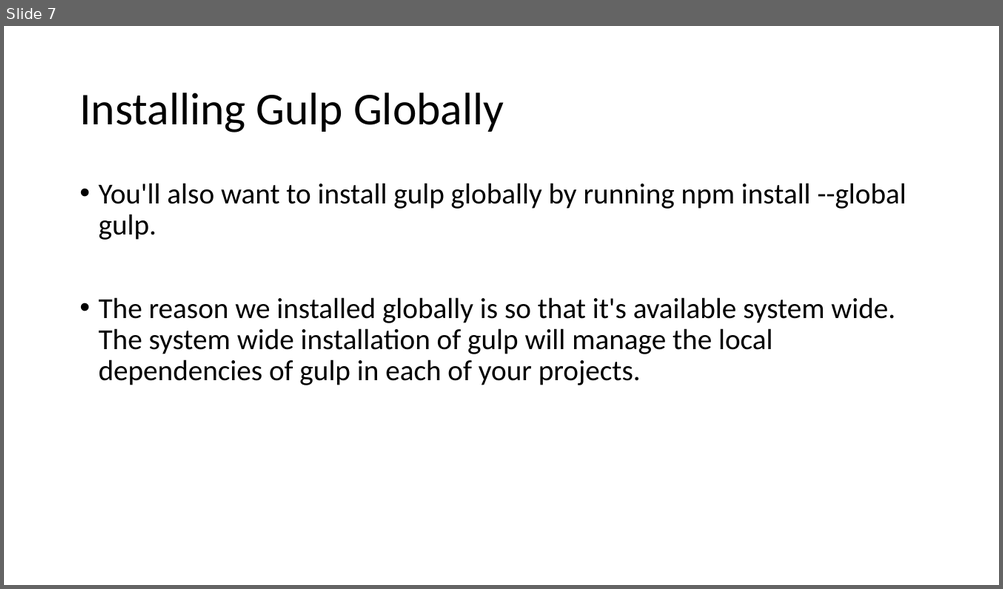
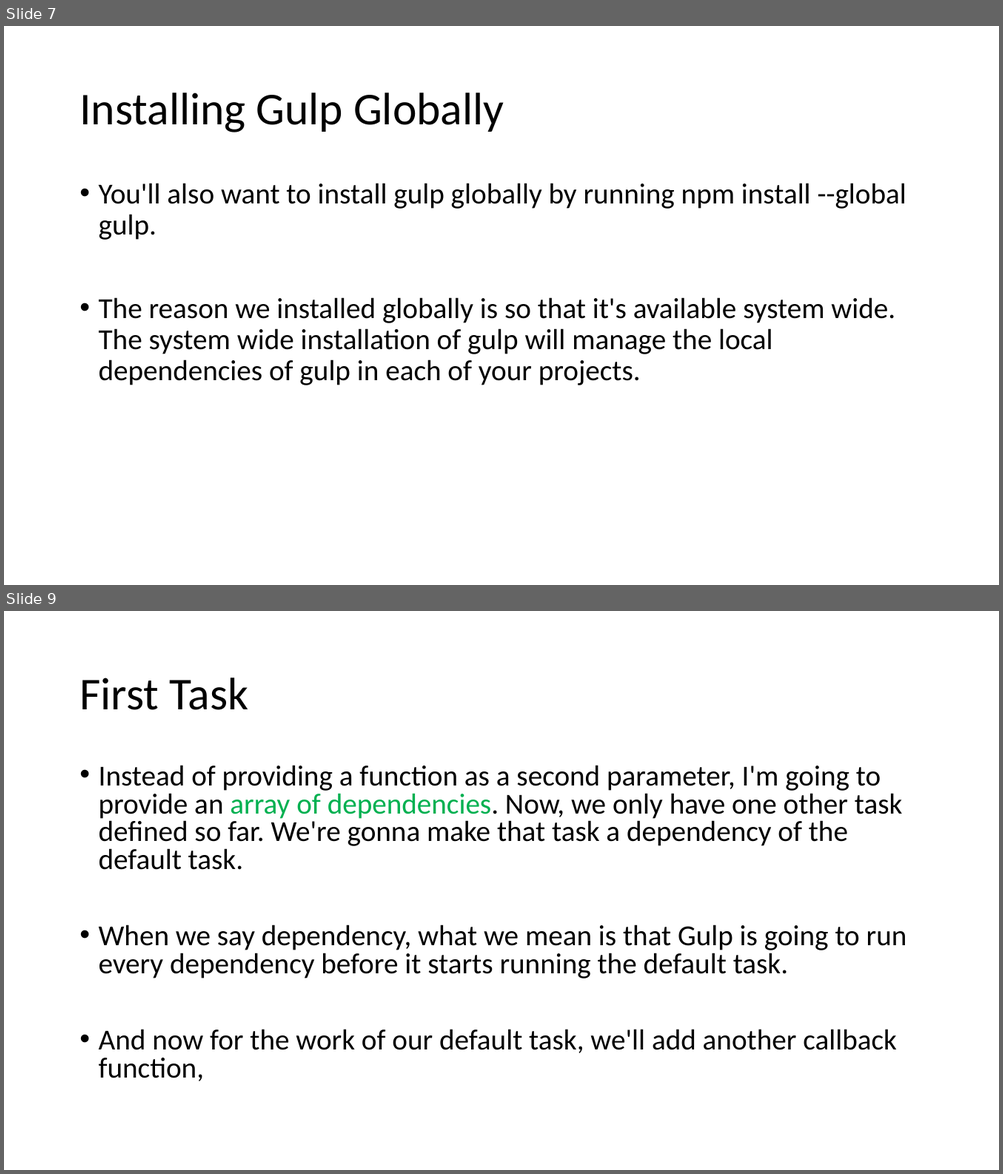
Before and after one commit to AbWahab07/TH-Gulp, a slide deck: Gulp Basics.pptx. Shown one above the other, each under a label of ours: slide 7 before the commit, slides 7 and 9 after it; the slides between them are not shown. The pictures are 1003x589 and 1003x1174 pixels, drawn with LibreOffice and Linux fonts; fonts in the diff are those of the drawing. Boxes give left, top, right and bottom in pixels: in the first picture for what was removed or moved away, otherwise in the second. Text is boxed around its words. In the diff, an @@ line names an element or a change of style, - is before the commit and + after.

Commit message:
Add required css. Implemented concatenation task of JS files

```diff
--- a/Gulp Basics.pptx
+++ b/Gulp Basics.pptx
@@ slide 9 added at box(4, 611, 999, 1170), background #FFFFFF @@
@@ title added at box(79, 678, 248, 710), 44 pt, text #000000 @@
+First Task
@@ text added at box(99, 765, 907, 1082), 28 pt, text #000000 @@
+• Instead of providing a function as a second parameter, I'm going to provide an array of dependencies. Now, we only have one other task defined so far. We're gonna make that task a dependency of the default task.
+• When we say dependency, what we mean is that Gulp is going to run every dependency before it starts running the default task.
+• And now for the work of our default task, we'll add another callback function,
```
Also in this commit, not shown: 6 other slides added, 6 other files.
